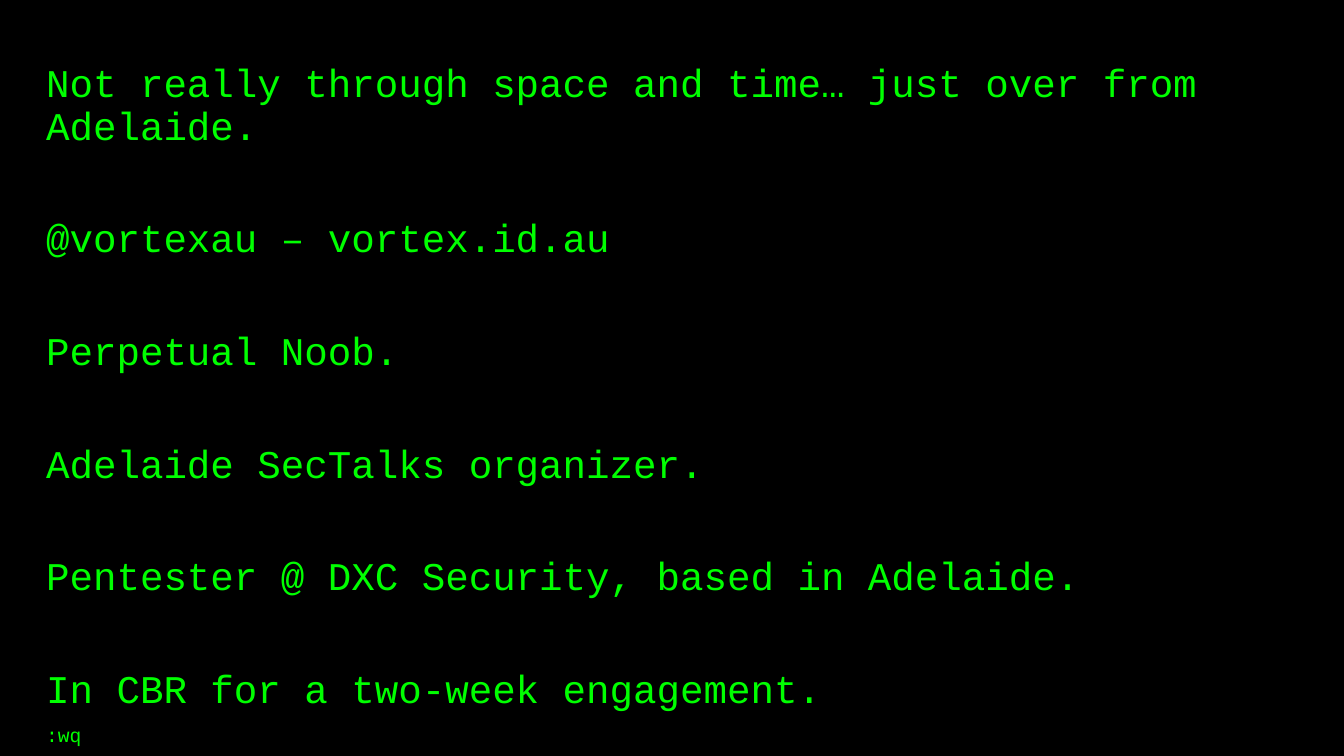
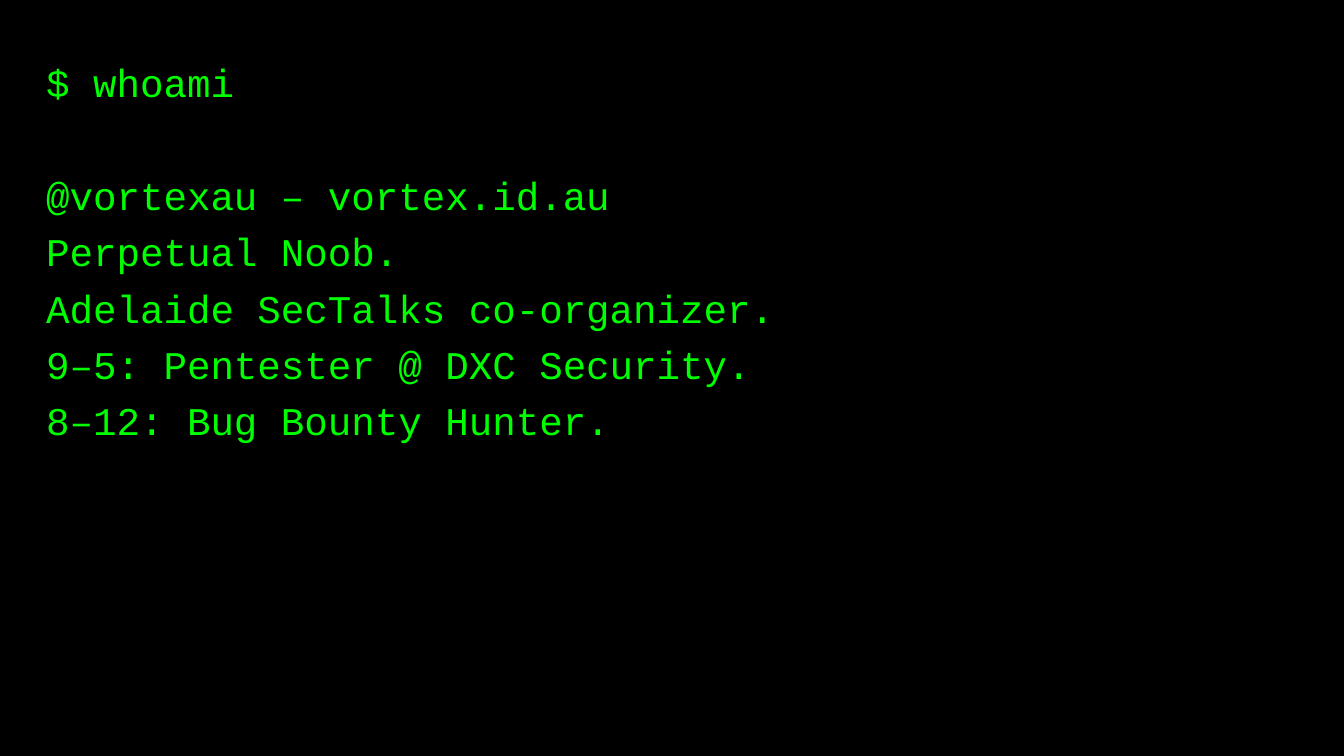
Before and after one commit to vortexau/sectalkscbr-sqli, a slide deck: slide 2 of slides/SQLi-Preso.pptx. Drawn at 1344x756 pixels with LibreOffice and Linux fonts; fonts in the diff are those of the drawing. Boxes give left, top, right and bottom in pixels: in the first picture for what was removed or moved away, otherwise in the second. Text is boxed around its words. In the diff, an @@ line names an element or a change of style, - is before the commit and + after.

```diff
--- a/slides/SQLi-Preso.pptx
+++ b/slides/SQLi-Preso.pptx
@@ text at [93,69,234,98]: text changed @@
-Not really through space and time… just over from Adelaide.
+$ whoami
@@ text at [46,295,774,443]: text changed @@
-Adelaide SecTalks organizer.
-Pentester @ DXC Security, based in Adelaide.
-In CBR for a two-week engagement.
-:wq
+Adelaide SecTalks co-organizer.
+9–5: Pentester @ DXC Security.
+8–12: Bug Bounty Hunter.
```
Also in this commit, not shown: 5 other slides changed, 5 slides added, 3 slides removed.
